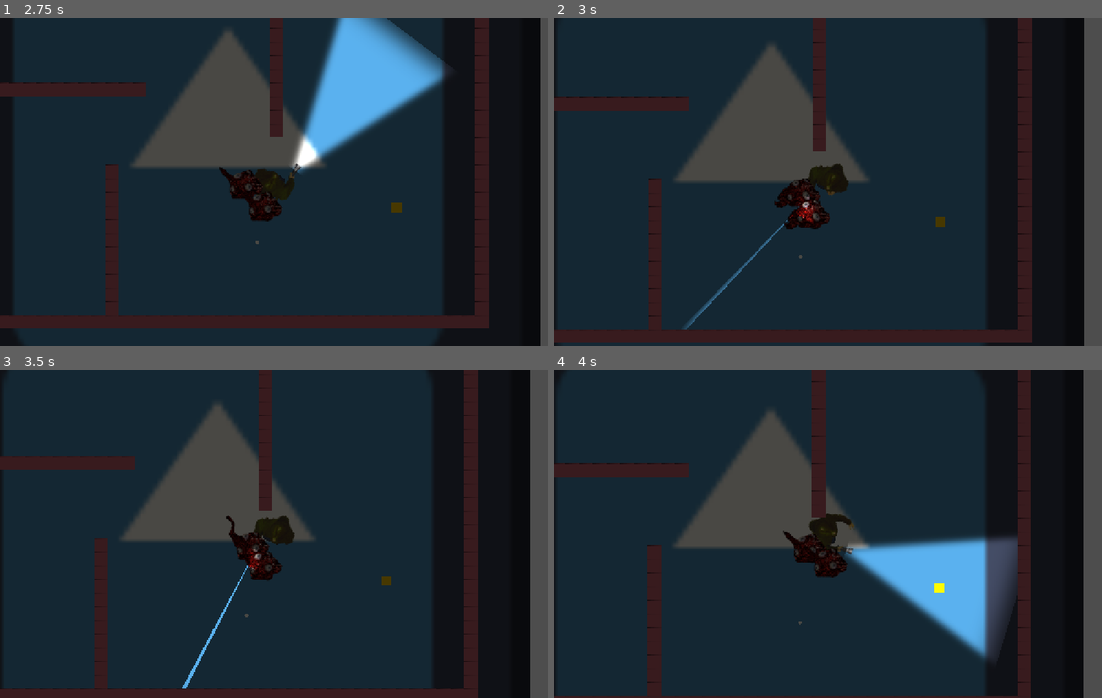
Above: before the commit, frames 1-4 (two rows, left to right).
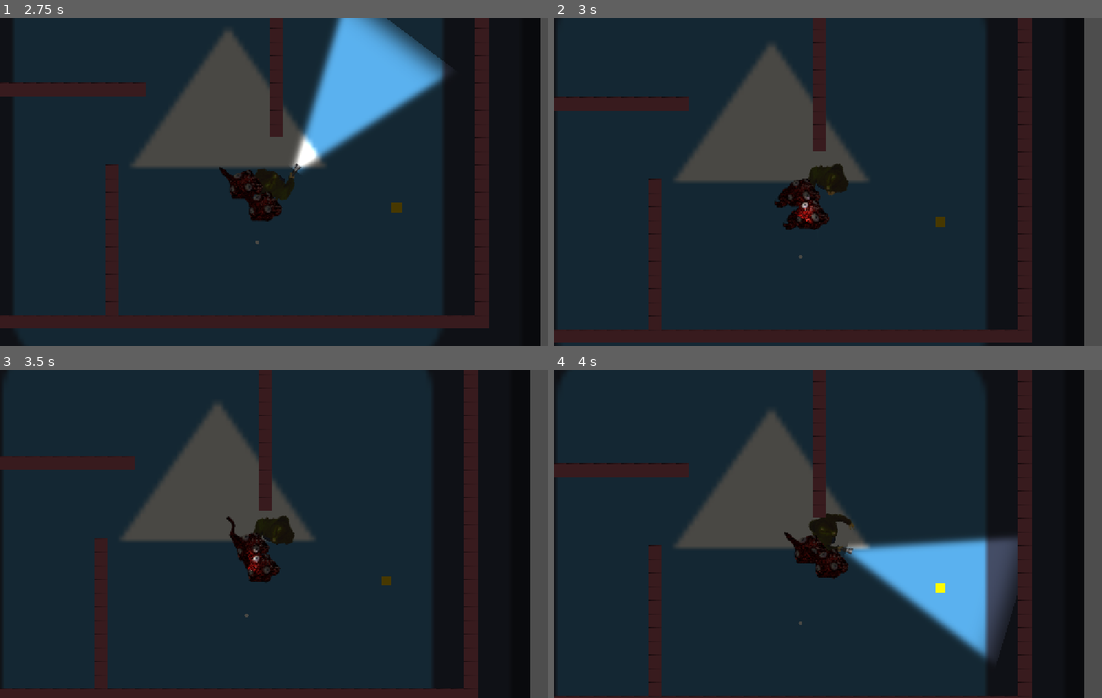
Above: after the commit, the same moments.

Repository: dama33/flashlight-game
Game: Godot game, scene res://level.tscn
Two runs of this game, one before a commit and one after it. Both use one fixed random seed, a clock stepped at 60 frames per second and the inputs below. The engine's default icon, where the game draws it, is replaced by a stand-in: a white triangle on a blue panel in a dark square.
Inputs (mouse positions are in pixels of both pictures, inside the frame that each line leads up to):
- Up to frame 1 (2.75 s): move the mouse to (394, 165) at 0.52 s; hold D (right) 0.53-1.28 s; tap Space (spacebar) at 0.6, 1.35, 2.1 s; move the mouse to (164, 198) at 1.27 s; hold S (down) 1.28-2.03 s; move the mouse to (328, 109) at 2.02 s; hold D (right) from 2.03 s (still down)
- Up to frame 2 (3 s): move the mouse to (800, 247) at 2.77 s; release D (right) at 2.78 s; hold W (up) from 2.78 s (still down); tap Space (spacebar) at 2.85 s
- Up to frame 3 (3.5 s): keep holding W (up)
- Up to frame 4 (4 s): move the mouse to (992, 583) at 3.52 s; release W (up) at 3.53 s; hold A (left) from 3.53 s (still down); tap Space (spacebar) at 3.6 s

Frame 1 is identical in both runs. In frame 2, 0.4% of the frame differs, in the area x 23-51%, y 55-95%; in frame 3, 0.5%; in frame 4, 0.8%, in the area x 2-97%, y 0-100%.

Commit message:
Try

Diff:
--- a/monster.gd
+++ b/monster.gd
@@ -1,23 +1,24 @@
+class_name Monster
 extends CharacterBody2D
 
-const WALL_MASK := 1
-const SPEED = 100.0
-const DAMAGE = 2
-const AGGRO_RANGE = 500.0
-var speed_scalar = 1.0
-var is_in_light = false
+const WALL_MASK:int = 1
+const SPEED:float = 100.0
+const DAMAGE:int = 2
+const AGGRO_RANGE:float = 500.0
+var speed_scalar:float = 1.0
+var is_in_light:bool = false
 @onready var AttackTimer:Timer = %AttackTimer
 # Max distance the guess can be off by
-@export var max_error := 64.0
+@export var max_error:float = 64.0
 # Error when right next to the player
-@export var min_error := 4.0
+@export var min_error:float = 4.0
 # At this distance or farther, error is max
-@export var error_falloff := 300.0
+@export var error_falloff:float = 300.0
 # Seconds between new guesses
-@export var repath_interval := 0.8
+@export var repath_interval:float = 0.8
 @onready var navi_agent: NavigationAgent2D = $NavigationAgent2D
 @onready var occulder: LightOccluder2D = $LightOccluder2D
-var _repath_timer := 0.0
+var _repath_timer:float = 0.0
 
 func _physics_process(delta: float) -> void:
 	_repath_timer -= delta
@@ -31,7 +32,7 @@
 	else:
 		speed_scalar = 0.8 if _is_lit() else 1.0
 		var next := navi_agent.get_next_path_position()
-		velocity = global_position.direction_to(next) * SPEED
+		velocity = global_position.direction_to(next) * SPEED * speed_scalar
 
 	if velocity.length() != 0:
 		%AnimatedSprite2D.play("default")
@@ -47,13 +48,13 @@
 	if our_pos.distance_to(player.position) > AGGRO_RANGE:
 		return
 	# Sloppy when far, accurate when close
-	var dist := global_position.distance_to(player.global_position)
-	var t := clampf(dist / error_falloff, 0.0, 1.0)
-	var err := lerpf(min_error, max_error, t)
+	var dist:float = global_position.distance_to(player.global_position)
+	var t:float = clampf(dist / error_falloff, 0.0, 1.0)
+	var err:float = lerpf(min_error, max_error, t)
 
 	# Random point in a circle around the player
-	var offset := Vector2.from_angle(randf() * TAU) * randf() * err
-	var guess := player.global_position + offset
+	var offset:Vector2 = Vector2.from_angle(randf() * TAU) * randf() * err
+	var guess:Vector2 = player.global_position + offset
 
 	# Snap the guess onto the navmesh so it
 	# never targets a point inside a wall
@@ -63,11 +64,11 @@
 	if not is_in_light:
 		return false
 	# In the cone; is a wall in the way?
-	var player := Player.instance
-	var query := PhysicsRayQueryParameters2D.create(player.global_position,
+	var player:Player = Player.instance
+	var query:PhysicsRayQueryParameters2D = PhysicsRayQueryParameters2D.create(player.global_position,
 			global_position, WALL_MASK)
 	query.exclude = [player.get_rid()]
-	var hit := get_world_2d().direct_space_state.intersect_ray(query)
+	var hit:Dictionary = get_world_2d().direct_space_state.intersect_ray(query)
 	return hit.is_empty() or hit.collider == self
 
 func _on_area_2d_body_exited(body: Node2D) -> void:
--- a/player.gd
+++ b/player.gd
@@ -2,7 +2,7 @@
 extends CharacterBody2D
 
 const SPEED:int = 15000
-var speed_scalar = 1.0
+var speed_scalar:float = 1.0
 static var instance:Player
 @onready var SlowTimer:Timer = %SlowTimer
 
@@ -70,3 +70,17 @@
 	current_health = max_health
 	checkpoints.pop_back().respawn()
 	state = PlayerState.IDLE
+
+
+func _on_area_2d_body_entered(body: Node2D) -> void:
+	if body is Monster:
+		body.is_in_light = true
+
+
+	pass # Replace with function body.
+
+
+func _on_area_2d_body_exited(body: Node2D) -> void:
+	if body is Monster:
+		body.is_in_light = false
+	pass # Replace with function body.
--- a/player.tscn
+++ b/player.tscn
@@ -94,9 +94,16 @@
 [node name="Camera2D" type="Camera2D" parent="." unique_id=789977764]
 zoom = Vector2(2, 2)
 
-[node name="Node2D" type="Node2D" parent="." unique_id=330850516]
+[node name="Area2D" type="Area2D" parent="." unique_id=31891492]
+collision_layer = 17
+collision_mask = 17
 
-[node name="PointLight2D" type="PointLight2D" parent="Node2D" unique_id=1457794309]
+[node name="CollisionPolygon2D" type="CollisionPolygon2D" parent="Area2D" unique_id=2069893029]
+polygon = PackedVector2Array(203, 83, 203, -61, 25, 11)
+
+[node name="Node2D" type="Node2D" parent="Area2D" unique_id=330850516]
+
+[node name="PointLight2D" type="PointLight2D" parent="Area2D/Node2D" unique_id=1457794309]
 position = Vector2(22, 12)
 rotation = 1.5707964
 scale = Vector2(1, 1.0084343)
@@ -104,13 +111,6 @@
 texture = ExtResource("3_i3pqv")
 offset = Vector2(0, -106.04)
 texture_scale = 0.1
-
-[node name="Area2D" type="Area2D" parent="." unique_id=31891492]
-collision_layer = 17
-collision_mask = 17
-
-[node name="CollisionPolygon2D" type="CollisionPolygon2D" parent="Area2D" unique_id=2069893029]
-polygon = PackedVector2Array(204, 88, 202, -66, 25, 11)
 
 [node name="SlowTimer" type="Timer" parent="." unique_id=2123527684]
 unique_name_in_owner = true
@@ -126,6 +126,8 @@
 wait_time = 3.0
 one_shot = true
 
+[connection signal="body_entered" from="Area2D" to="." method="_on_area_2d_body_entered"]
+[connection signal="body_exited" from="Area2D" to="." method="_on_area_2d_body_exited"]
 [connection signal="timeout" from="SlowTimer" to="." method="_on_slow_timer_timeout"]
 [connection signal="animation_finished" from="AnimatedSprite2D" to="." method="_on_animated_sprite_2d_animation_finished"]
 [connection signal="timeout" from="RespawnTimer" to="." method="_on_respawn_timer_timeout"]
